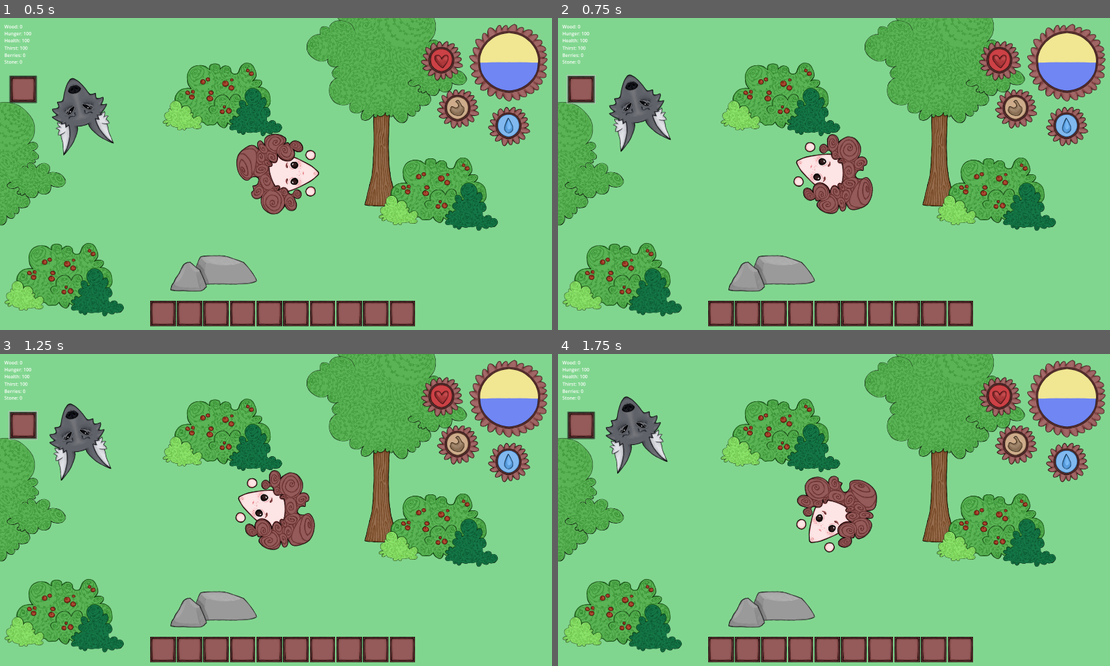
Above: before the commit, frames 1-4 (two rows, left to right).
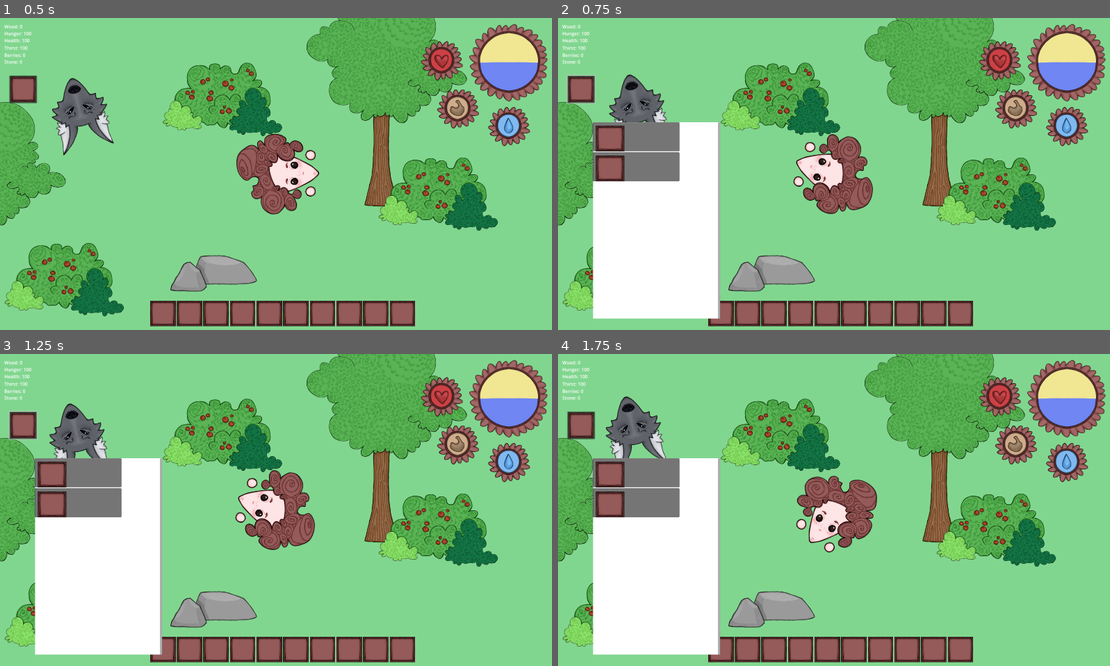
Above: after the commit, the same moments.

Repository: 7riciu/survival-game
Game: Godot game, scene res://scenes/game.tscn
Same seed, same stepped clock (60 frames per second), same inputs: the game is played once before the commit and once after it.
Inputs (mouse positions are in pixels of both pictures, inside the frame that each line leads up to):
- Up to frame 1 (0.5 s): no input
- Up to frame 2 (0.75 s): click (580, 89) at 0.5 s
- Up to frame 3 (1.25 s): no input
- Up to frame 4 (1.75 s): click (723, 650) at 1.27 s

Frame 1 is identical in both runs. In frame 2, 14% of the frame differs, in the area x 6-30%, y 33-97%; in frame 3, 14%; in frame 4, 15%.

Commit message:
Fixed crafting button and items in the crafting menu

Diff:
--- a/scenes/crafting_button.tscn
+++ b/scenes/crafting_button.tscn
@@ -19,3 +19,4 @@
 script = ExtResource("1_p2eb4")
 
 [connection signal="button_down" from="Button" to="Button" method="_on_button_down"]
+[connection signal="pressed" from="Button" to="Button" method="_on_pressed"]
--- a/scenes/crafting_item.tscn
+++ b/scenes/crafting_item.tscn
@@ -4,14 +4,22 @@
 [ext_resource type="Texture2D" uid="uid://da86lfs60tona" path="res://assets/slot.png" id="2_wkp4j"]
 
 [node name="Crafting_item" type="Button"]
-offset_right = 8.0
-offset_bottom = 8.0
+custom_minimum_size = Vector2(300, 100)
+anchors_preset = -1
+anchor_right = 0.16800001
+anchor_bottom = 0.108
+offset_right = -0.5600281
+offset_bottom = 0.3600006
+icon_alignment = 1
+expand_icon = true
 script = ExtResource("1_an03w")
 
 [node name="TextureRect" type="TextureRect" parent="."]
 layout_mode = 0
-offset_right = 218.0
-offset_bottom = 88.0
+offset_left = 11.0
+offset_top = 12.0
+offset_right = 109.0
+offset_bottom = 100.0
 texture = ExtResource("2_wkp4j")
 
 [node name="Label" type="Label" parent="."]
--- a/scenes/crafting_menu.tscn
+++ b/scenes/crafting_menu.tscn
@@ -9,6 +9,7 @@
 anchor_bottom = 1.0
 grow_horizontal = 2
 grow_vertical = 2
+mouse_filter = 1
 script = ExtResource("1_uiuyx")
 
 [node name="ColorRect" type="ColorRect" parent="."]
@@ -23,6 +24,8 @@
 offset_left = -1.0
 offset_right = 440.0
 offset_bottom = 680.0
+horizontal_scroll_mode = 0
+vertical_scroll_mode = 2
 
 [node name="GridContainer" type="GridContainer" parent="ColorRect/ScrollContainer"]
 layout_mode = 2
--- a/scripts/crafting_button.gd
+++ b/scripts/crafting_button.gd
@@ -1,4 +1,13 @@
 extends Control
 
-func _on_button_down() -> void:
-	print("crafting")
+var crafting_open = false
+@onready var crafting_menu_scene = preload("res://scenes/crafting_menu.tscn")
+var crafting_menu_instance = null
+
+func _ready() -> void:
+	crafting_menu_instance = crafting_menu_scene.instantiate()
+	add_child(crafting_menu_instance)
+	crafting_menu_instance.visible = false
+
+func _on_pressed() -> void:
+	crafting_menu_instance.visible = !crafting_menu_instance.visible
--- a/scripts/crafting_item.gd
+++ b/scripts/crafting_item.gd
@@ -9,4 +9,3 @@
 func setup(id, data):
 	item_id = id
 	recipe = data
-	image.texture = data.texture
--- a/scripts/crafting_menu.gd
+++ b/scripts/crafting_menu.gd
@@ -1,10 +1,11 @@
 extends Control
 
 @onready var grid = $ColorRect/ScrollContainer/GridContainer
-var crafting_item_scene = preload("res://scripts/crafting_item.gd")
+var crafting_item_scene = preload("res://scenes/crafting_item.tscn")
+var item
 
 func _ready():
 	for item_id in recipes.RECIPES:
-		var button = crafting_item_scene.instantiate()
-		button.setup(item_id, recipes.RECIPES[item_id])
-		grid.add_child(button)
+		item = crafting_item_scene.instantiate()
+		item.setup(item_id, recipes.RECIPES[item_id])
+		grid.add_child(item)
